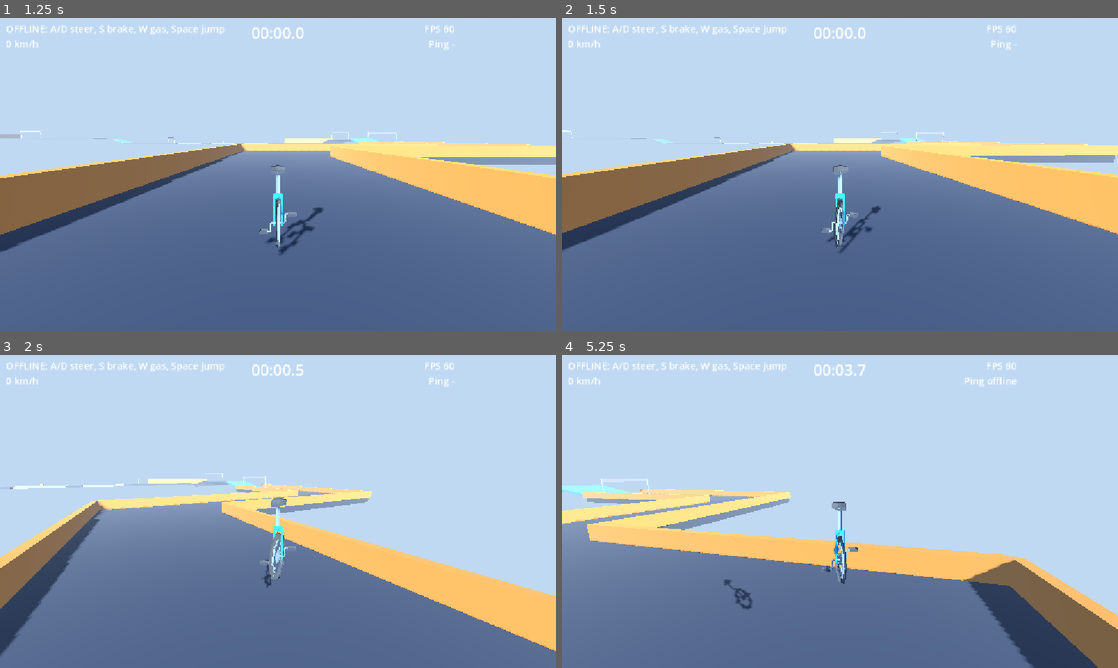
Above: before the commit, frames 1-4 (two rows, left to right).
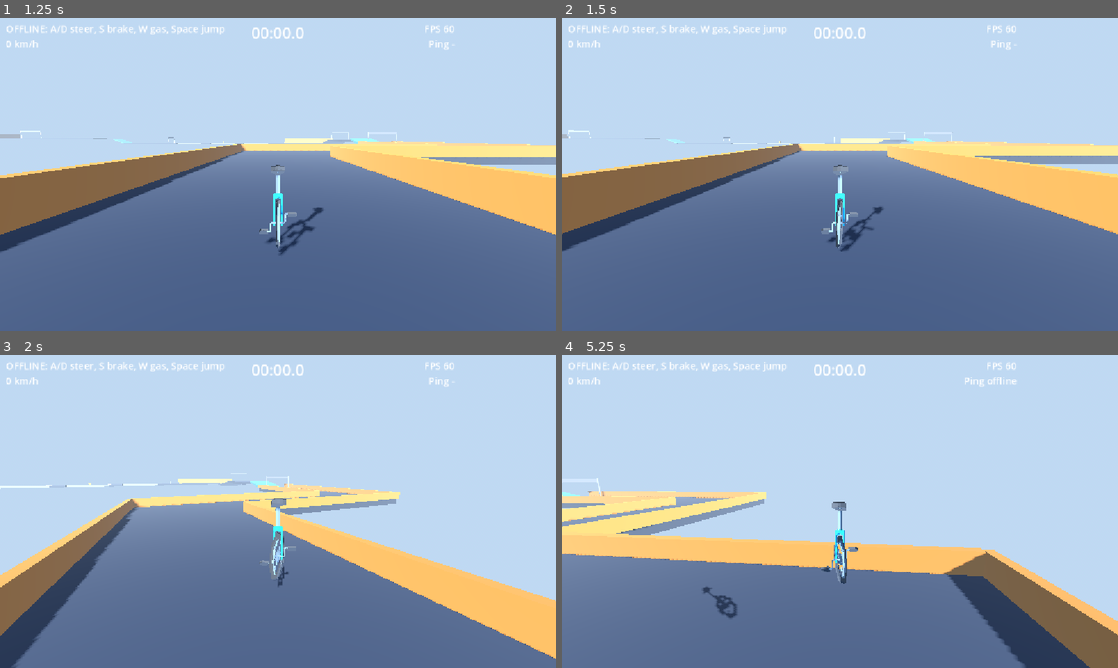
Above: after the commit, the same moments.

Repository: MTAWER77/online-
Game: Godot game, scene res://scenes/ui/main_menu.tscn
The game is run twice, just before and just after one commit, with the same random seed, the same clock (stepped at 60 frames per second) and the same inputs.
Inputs (mouse positions are in pixels of both pictures, inside the frame that each line leads up to):
- Up to frame 1 (1.25 s): click "Play Offline" at 0.5 s
- Up to frame 2 (1.5 s): tap Enter at 1.25 s; move the mouse to (962, 158) at 1.27 s; hold D (move_right) from 1.28 s (still down); click (962, 158) at 1.42 s
- Up to frame 3 (2 s): keep holding D (move_right); tap Space (jump) at 1.52 s
- Up to frame 4 (5.25 s): release D (move_right) at 2 s; drag from (728, 527) to (812, 574) at 2.02 s; move the mouse to (895, 442) at 2.77 s; hold D (move_right) 2.78-3.5 s; drag from (812, 574) to (673, 464) at 3.52 s; move the mouse to (1006, 558) at 4.27 s; hold A (move_left) 4.28-5 s; tap Space (jump) at 4.52 s; drag from (673, 464) to (756, 433) at 5.02 s

Frame 1 is identical in both runs. In frame 2, 1.6% of the frame differs, in the area x 0-100%, y 35-76%; in frame 3, 8.5%, in the area x 0-100%, y 3-100%; in frame 4, 7.9%.

Commit message:
Fix timer auto-start on spawn drop (horizontal speed only); smooth steering; faster recovery
Co-Authored-By: Claude Sonnet 5.5 <noreply@anthropic.com>
Claude-Session: https://claude.ai/code/session_01ERKS8aBLCvtBjR1PsxtFYC

Diff:
--- a/scripts/levels/level_01.gd
+++ b/scripts/levels/level_01.gd
@@ -35,7 +35,8 @@
 	if running or finished or not _is_authority():
 		return
 	var unicycle := get_tree().get_first_node_in_group("unicycle") as RigidBody3D
-	if unicycle != null and unicycle.linear_velocity.length() > 1.0:
+	# السرعة الأفقية بس، عشان نزول الدراجة على الأرض في البداية ما يبدأش التايمر
+	if unicycle != null and Vector2(unicycle.linear_velocity.x, unicycle.linear_velocity.z).length() > 1.0:
 		if _is_online():
 			GDSync.call_func_all(_apply_start)
 		else:
--- a/scripts/vehicles/unicycle.gd
+++ b/scripts/vehicles/unicycle.gd
@@ -26,6 +26,7 @@
 @export var grip: float = 10.0 # بيقتل الانزلاق الجانبي (أعلى = ملزقة أكتر)
 
 @export_group("Steering")
+@export var steer_response: float = 7.0 # سرعة وصول الدركسيون للقيمة (بيمنع الحدّة على الكيبورد)
 @export var turn_rate: float = 3.2 # راديان/ثانية
 @export var lean_accel: float = 22.0 # ميلان الدور مع السرعة (أعلى = أصعب وأخطر)
 @export var brake_pitch: float = 12.0 # الفرامل بتنبطح بيها لقدام
@@ -36,7 +37,7 @@
 @export var balance_kd: float = 6.0 # تثبيت (بيمنع الاهتزاز)
 @export var air_balance: float = 0.2 # التوازن في الهوا (قليل = بتتشقلب)
 @export var fall_tilt_degrees: float = 63.0 # بعد الميل ده بتقع
-@export var recover_time: float = 1.5
+@export var recover_time: float = 0.8
 
 @export_group("Jump")
 @export var jump_velocity: float = 7.5
@@ -62,6 +63,7 @@
 var _role: int = ControlRole.ALL
 
 var _jump_buffer: float = 0.0
+var _steer_smooth: float = 0.0
 var _no_ground_timer: float = 0.0 # بعد القفز نتجاهل الأرض لحظة
 var _fallen_time: float = 0.0
 var _is_fallen: bool = false
@@ -165,6 +167,9 @@
 		_:
 			pass
 
+	_steer_smooth = move_toward(_steer_smooth, steer, steer_response * delta)
+	steer = _steer_smooth
+
 	_jump_buffer = maxf(_jump_buffer - delta, 0.0)
 	_no_ground_timer = maxf(_no_ground_timer - delta, 0.0)
 
